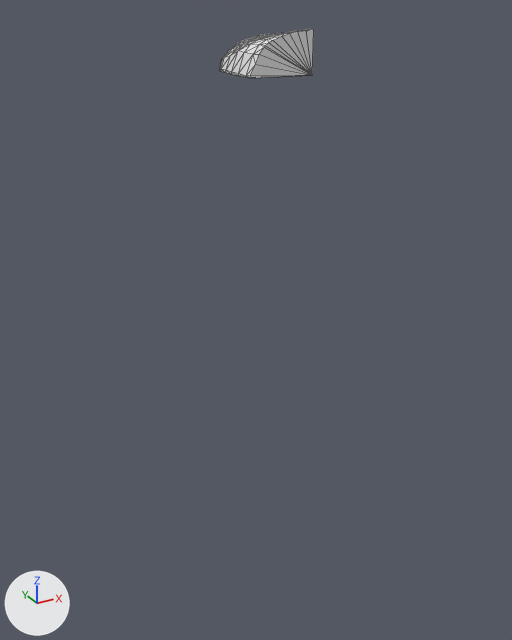
Two versions of the glTF model assets/terrain/surface_pieces/surf_34_3.glb, one commit apart.
Before and after are seen from a 50 mm camera at (43.4, 56.9, 8.2) aimed at (63.2, 92.9, -9.8). The axes (+X, +Y, +Z) are drawn at lower left. The lights are the same throughout. The picture after the commit comes second. Mesh edges are drawn as thin lines. Where no turn or scale is listed for an object, it has been applied to the vertices.

Names of what the first picture shows: 'geometry_0'.
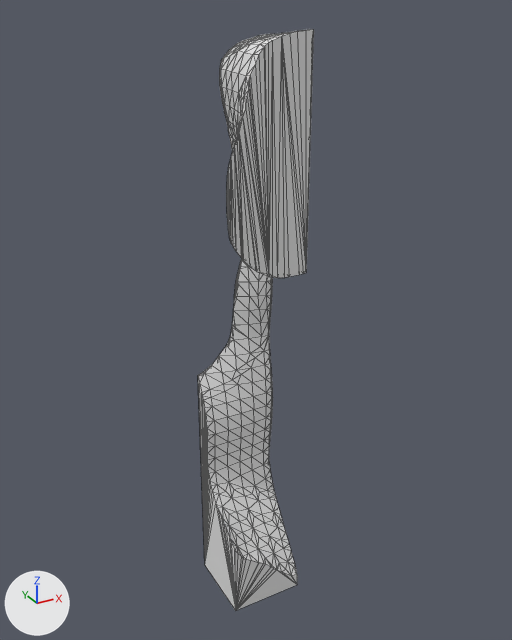
Where the change shows, as pixel boxes [x1, y1, x2, y2] in the pictures (512 x 640 px):
```json
{"object": "geometry_0", "change": "reshaped", "before": [220, 29, 314, 78], "after": [198, 29, 314, 611], "on screen": "23% wider, 1066% taller"}
```

Scene script edits in JSON lines:
```json
{"block": "me_geometry_0", "where": "# used by ob_geometry_0; location = (0.0, 0.0, 0.0)"}
{"op": "remove", "block": "me_geometry_0", "code": "me_geometry_0.from_pydata(...)  # 82 vertices, 160 faces; spans x 61.29..65.0, y 90.0..95.0, z 5.0..7.23"}
{"op": "add", "block": "me_geometry_0", "code": "me_geometry_0.from_pydata(...)  # 517 vertices, 1030 faces; spans x 60.0..65.0, y 90.0..95.0, z -30.0..7.23"}
{"block": "me_geometry_0", "change": "me_geometry_0 part 1: 1 vertex moved from x 61.42, y 91.61, z 5.0 to x 61.51, y 92.45, z 4.18; 15 vertices removed from x 61.29..65.0, y 90.0..95.0, z 5.0; 450 vertices added at x 60.0..65.0, y 90.0..95.0, z -30.0..4.86"}
```
